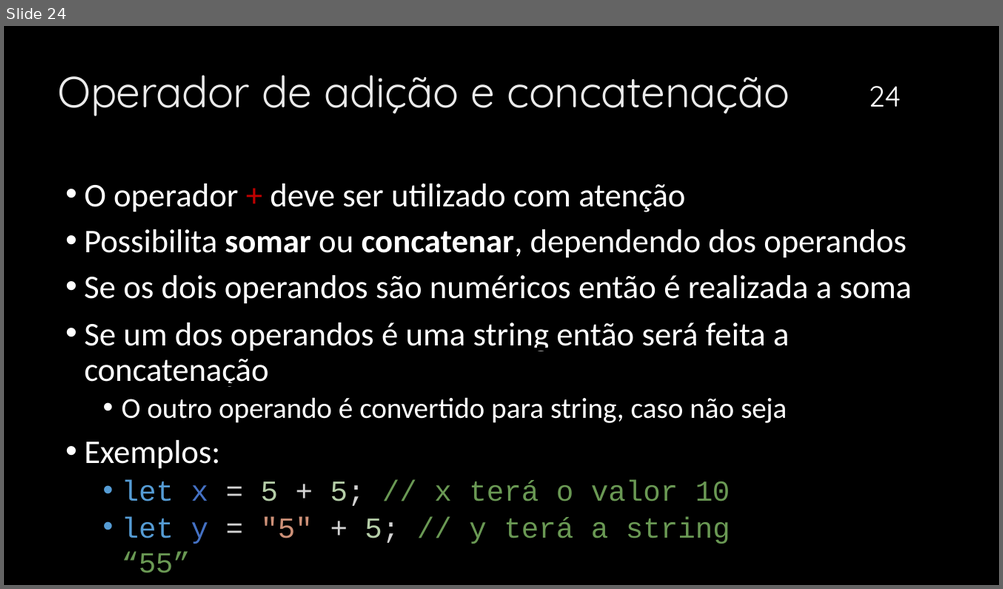
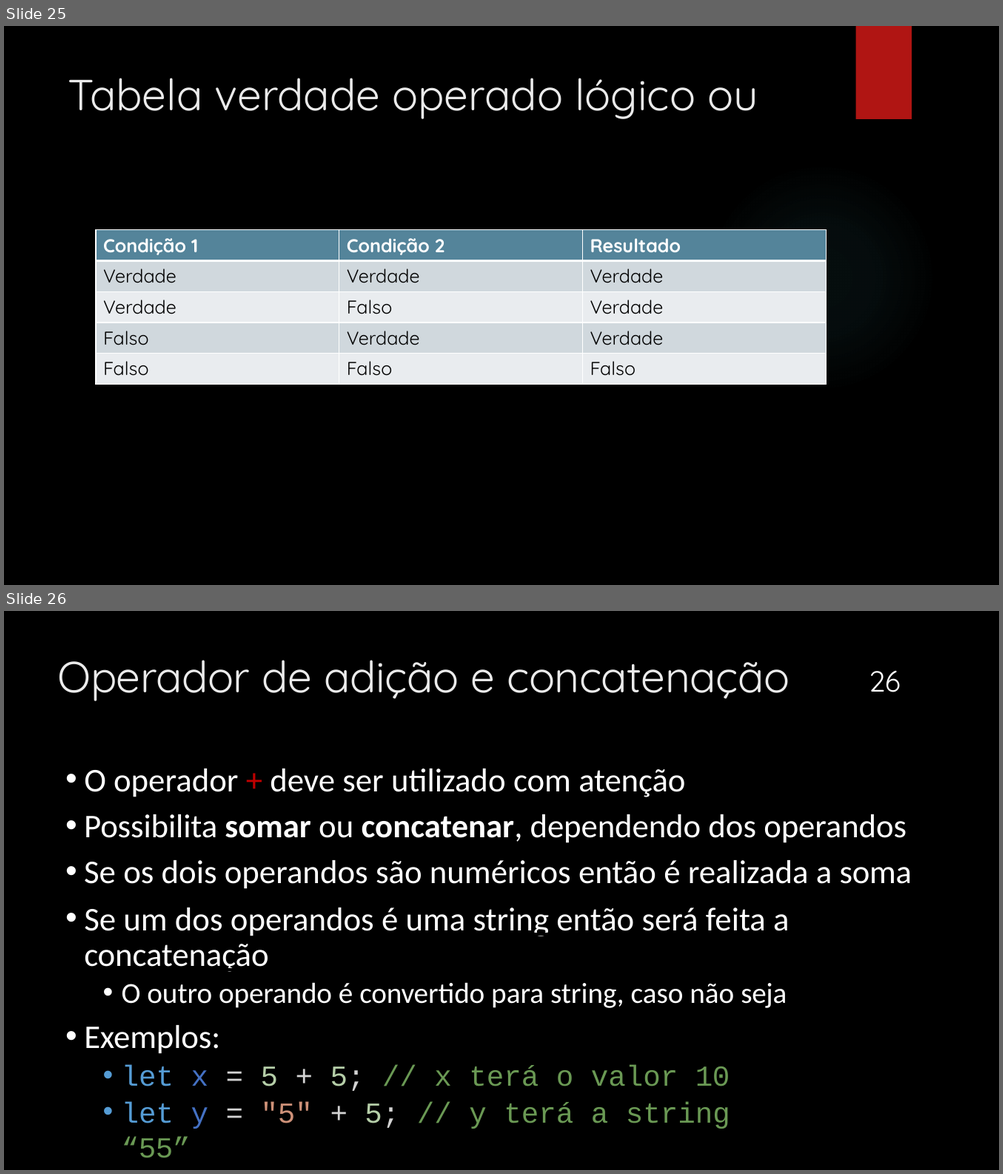
Before and after one commit to mizaelcarlos/Infonet---3-Ano-2025, a slide deck: Programação Client-Side/JavaScript.pptx. Shown one above the other, each under a label of ours: slide 24 before the commit, slides 25 and 26 after it. The pictures are 1003x589 and 1003x1174 pixels, drawn with LibreOffice and Linux fonts; fonts in the diff are those of the drawing; background and template pictures are left out. Boxes give left, top, right and bottom in pixels: in the first picture for what was removed or moved away, otherwise in the second. Text is boxed around its words. In the diff, an @@ line names an element or a change of style, - is before the commit and + after.

```diff
--- a/Programação Client-Side/JavaScript.pptx
+++ b/Programação Client-Side/JavaScript.pptx
@@ slide 25 added at box(4, 26, 999, 585), background picture (left out) @@
@@ rectangle added at box(855, 26, 911, 119), fill #B01513 @@
@@ title added at box(68, 78, 757, 119), 42 pt, text #EBEBEB @@
+Tabela verdade operado lógico ou
@@ ellipse added at box(706, 163, 936, 392), fill gradient #50B9C1 @@
@@ table added at box(96, 230, 825, 382), 5 rows, 3 columns @@
+Condição 1 | Condição 2 | Resultado
+Verdade | Verdade | Verdade
+Verdade | Falso | Verdade
+Falso | Verdade | Verdade
+Falso | Falso | Falso
@@ what was slide 24 is now slide 26 @@
@@ page number at box(868, 670, 900, 692): text changed @@
-24
+26
```
Also in this commit, not shown: 7 slides changed, 2 other slides added, 2 slides removed, 5 other files.
